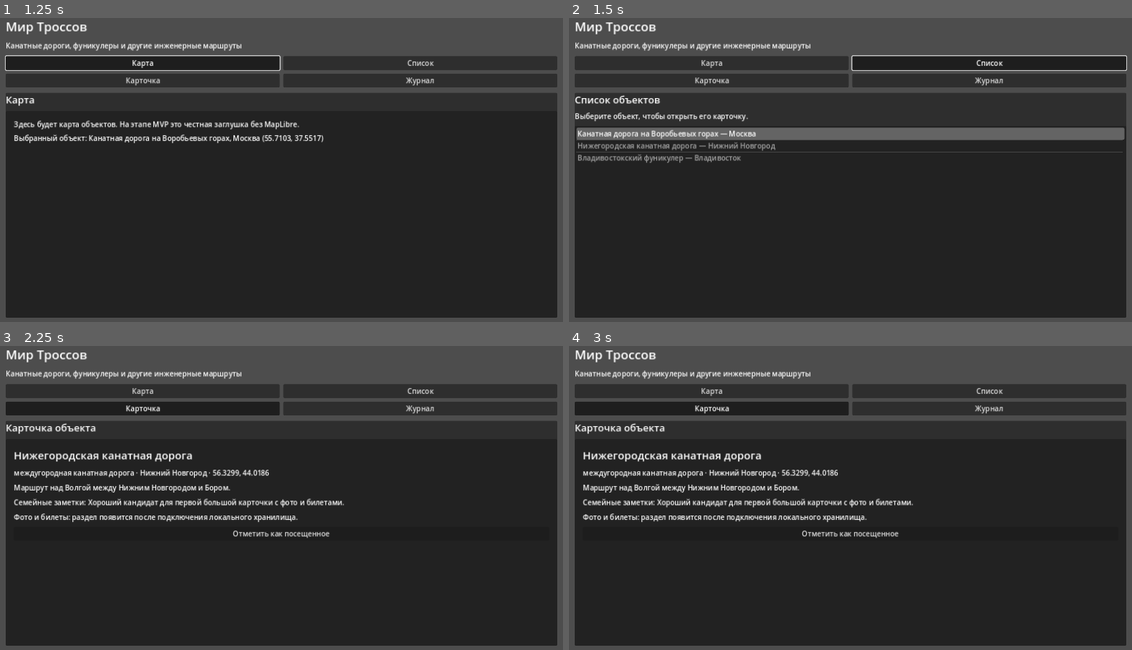
Above: before the commit, frames 1-4 (two rows, left to right).
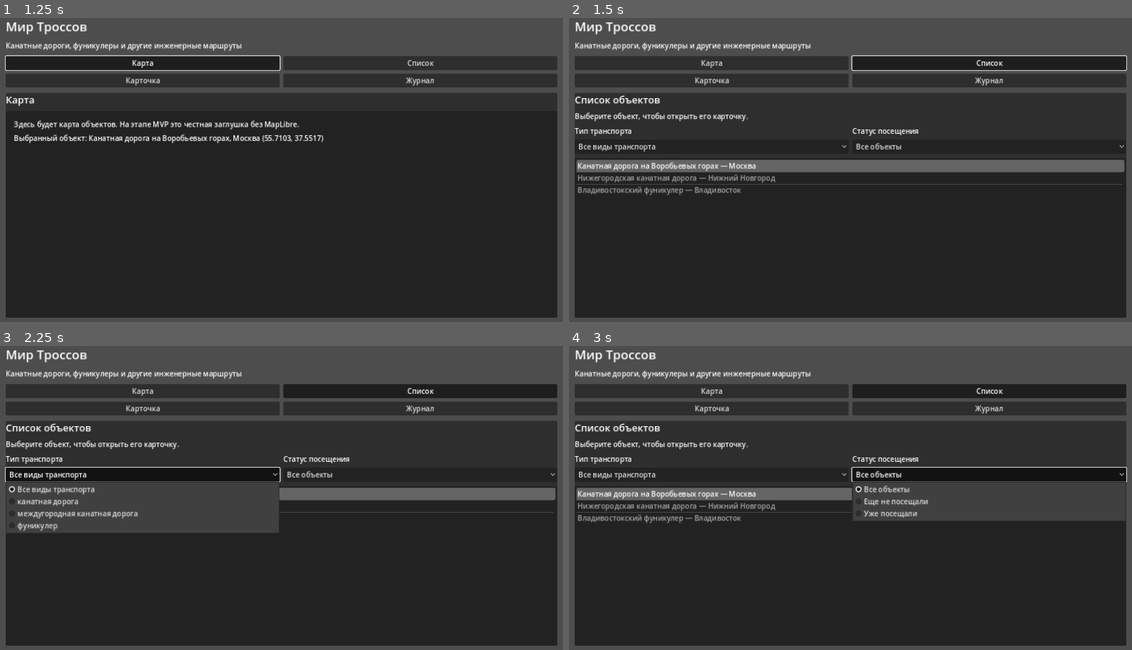
Above: after the commit, the same moments.

Repository: alexeygrigorev/cable-world
Game: Godot game, scene res://scenes/Main.tscn
The game is run twice, just before and just after one commit, with the same random seed, the same clock (stepped at 60 frames per second) and the same inputs.
Inputs (mouse positions are in pixels of both pictures, inside the frame that each line leads up to):
- Up to frame 1 (1.25 s): click "Карта" at 0.5 s
- Up to frame 2 (1.5 s): click "Список" at 1.25 s
- Up to frame 3 (2.25 s): click (140, 473) at 2 s, where only the run after the commit has a clickable "Все виды транспорта"
- Up to frame 4 (3 s): click (991, 473) at 2.75 s, where only the run after the commit has a clickable "Все объекты"

Frame 1 is identical in both runs. In frame 2, 10% of the frame differs, in the area x 1-99%, y 36-59%; in frame 3, 12%; in frame 4, 12%, in the area x 1-100%, y 13-64%.

Commit message:
Добавить фильтры списка объектов
Closes #5

Diff:
--- a/scenes/Main.tscn
+++ b/scenes/Main.tscn
@@ -137,6 +137,49 @@
 text = "Выберите объект, чтобы открыть его карточку."
 autowrap_mode = 3
 
+[node name="ФильтрыСписка" type="GridContainer" parent="Отступы/Оболочка/Содержимое/Секции/ListSection"]
+layout_mode = 2
+theme_override_constants/h_separation = 8
+theme_override_constants/v_separation = 8
+columns = 2
+
+[node name="ТипФильтрПодпись" type="Label" parent="Отступы/Оболочка/Содержимое/Секции/ListSection/ФильтрыСписка"]
+layout_mode = 2
+text = "Тип транспорта"
+
+[node name="СтатусФильтрПодпись" type="Label" parent="Отступы/Оболочка/Содержимое/Секции/ListSection/ФильтрыСписка"]
+layout_mode = 2
+text = "Статус посещения"
+
+[node name="TypeFilterOption" type="OptionButton" parent="Отступы/Оболочка/Содержимое/Секции/ListSection/ФильтрыСписка"]
+unique_name_in_owner = true
+layout_mode = 2
+size_flags_horizontal = 3
+item_count = 1
+selected = 0
+popup/item_0/text = "Все виды транспорта"
+popup/item_0/id = 0
+
+[node name="VisitFilterOption" type="OptionButton" parent="Отступы/Оболочка/Содержимое/Секции/ListSection/ФильтрыСписка"]
+unique_name_in_owner = true
+layout_mode = 2
+size_flags_horizontal = 3
+item_count = 3
+selected = 0
+popup/item_0/text = "Все объекты"
+popup/item_0/id = 0
+popup/item_1/text = "Еще не посещали"
+popup/item_1/id = 1
+popup/item_2/text = "Уже посещали"
+popup/item_2/id = 2
+
+[node name="ListEmptyStateLabel" type="Label" parent="Отступы/Оболочка/Содержимое/Секции/ListSection"]
+unique_name_in_owner = true
+visible = false
+layout_mode = 2
+text = "По таким фильтрам ничего не нашлось. Попробуйте выбрать другой тип или статус посещения."
+autowrap_mode = 3
+
 [node name="ObjectList" type="ItemList" parent="Отступы/Оболочка/Содержимое/Секции/ListSection"]
 unique_name_in_owner = true
 layout_mode = 2
--- a/scripts/main_screen.gd
+++ b/scripts/main_screen.gd
@@ -3,6 +3,9 @@
 
 @onready var object_list: ObjectListPanel = %ObjectList
 @onready var object_card: ObjectCardPanel = %ObjectCard
+@onready var type_filter_option: OptionButton = %TypeFilterOption
+@onready var visit_filter_option: OptionButton = %VisitFilterOption
+@onready var list_empty_state_label: Label = %ListEmptyStateLabel
 @onready var journal_label: RichTextLabel = %JournalLabel
 @onready var selected_object_label: Label = %SelectedObjectLabel
 @onready var map_button: Button = %MapButton
@@ -21,7 +24,7 @@
 var navigation_buttons: Dictionary = {}
 
 func _ready() -> void:
-	objects = DemoCatalog.get_objects()
+	objects = _load_objects_from_local_source()
 	sections = {
 		"map": map_section,
 		"list": list_section,
@@ -39,17 +42,38 @@
 	list_button.pressed.connect(func() -> void: _show_section("list"))
 	card_button.pressed.connect(func() -> void: _show_section("card"))
 	journal_button.pressed.connect(func() -> void: _show_section("journal"))
-	object_list.objects = objects
+	type_filter_option.item_selected.connect(_on_filter_changed)
+	visit_filter_option.item_selected.connect(_on_filter_changed)
+	object_list.set_empty_state_label(list_empty_state_label)
+	object_list.set_objects(objects)
 	object_list.object_selected.connect(_on_object_selected)
 	object_card.visit_toggled.connect(_on_visit_toggled)
 
-	object_list.refresh()
+	_configure_list_filters()
 	if not objects.is_empty():
 		_select_object(0, false)
 	_show_section("map")
 
+func _load_objects_from_local_source() -> Array[Dictionary]:
+	return DemoCatalog.get_objects()
+
 func _on_object_selected(index: int) -> void:
 	_select_object(index, true)
+
+func _on_filter_changed(_item_index: int) -> void:
+	var type_filter := ObjectListPanel.FILTER_ALL
+	if type_filter_option.selected > 0:
+		type_filter = type_filter_option.get_item_text(type_filter_option.selected)
+
+	var visit_filter := ObjectListPanel.FILTER_ALL
+	if visit_filter_option.selected == 1:
+		visit_filter = ObjectListPanel.FILTER_NOT_VISITED
+	elif visit_filter_option.selected == 2:
+		visit_filter = ObjectListPanel.FILTER_VISITED
+
+	object_list.set_filters(type_filter, visit_filter)
+	if selected_index >= 0:
+		object_list.select_visual_object(selected_index)
 
 func _on_visit_toggled(object_id: String, visited: bool) -> void:
 	for index in objects.size():
@@ -59,6 +83,18 @@
 			_select_object(index, false)
 			_add_journal_entry(objects[index], visited)
 			return
+
+func _configure_list_filters() -> void:
+	type_filter_option.clear()
+	type_filter_option.add_item("Все виды транспорта")
+	for transport_type in object_list.get_transport_types():
+		type_filter_option.add_item(transport_type)
+
+	visit_filter_option.clear()
+	visit_filter_option.add_item("Все объекты")
+	visit_filter_option.add_item("Еще не посещали")
+	visit_filter_option.add_item("Уже посещали")
+	object_list.set_filters(ObjectListPanel.FILTER_ALL, ObjectListPanel.FILTER_ALL)
 
 func _select_object(index: int, open_card: bool) -> void:
 	if index < 0 or index >= objects.size():
--- a/scripts/object_list_panel.gd
+++ b/scripts/object_list_panel.gd
@@ -3,14 +3,52 @@
 
 signal object_selected(index: int)
 
+const FILTER_ALL := "all"
+const FILTER_VISITED := "visited"
+const FILTER_NOT_VISITED := "not_visited"
+
 var objects: Array[Dictionary] = []
+var type_filter: String = FILTER_ALL
+var visit_filter: String = FILTER_ALL
+var visible_object_indices: Array[int] = []
+var empty_state_label: Label
 
 func _ready() -> void:
 	item_selected.connect(_on_item_selected)
+	_update_empty_state()
+
+func set_empty_state_label(label: Label) -> void:
+	empty_state_label = label
+	_update_empty_state()
+
+func set_objects(next_objects: Array[Dictionary]) -> void:
+	objects = next_objects
+	refresh()
+
+func set_filters(next_type_filter: String, next_visit_filter: String) -> void:
+	type_filter = next_type_filter
+	visit_filter = next_visit_filter
+	refresh()
+
+func get_transport_types() -> Array[String]:
+	var transport_types: Array[String] = []
+	for object_data in objects:
+		var kind: String = object_data.get("kind", "")
+		if kind != "" and not transport_types.has(kind):
+			transport_types.append(kind)
+
+	transport_types.sort()
+	return transport_types
 
 func refresh() -> void:
 	clear()
-	for object_data in objects:
+	visible_object_indices.clear()
+	for index in objects.size():
+		var object_data := objects[index]
+		if not _matches_filters(object_data):
+			continue
+
+		visible_object_indices.append(index)
 		var mark := "✓ " if object_data.get("visited", false) else ""
 		var label := "%s%s — %s" % [
 			mark,
@@ -18,19 +56,47 @@
 			object_data.get("region", "Регион не указан")
 		]
 		add_item(label)
+	_update_empty_state()
 
 func select_object(index: int) -> void:
-	if index < 0 or index >= get_item_count():
+	if index < 0 or index >= objects.size():
 		return
 
 	select_visual_object(index)
 	object_selected.emit(index)
 
 func select_visual_object(index: int) -> void:
-	if index < 0 or index >= get_item_count():
+	var visible_index := visible_object_indices.find(index)
+	if visible_index == -1:
 		return
 
-	select(index)
+	select(visible_index)
+
+func _matches_filters(object_data: Dictionary) -> bool:
+	if type_filter != FILTER_ALL and object_data.get("kind", "") != type_filter:
+		return false
+
+	var is_visited: bool = object_data.get("visited", false)
+	if visit_filter == FILTER_VISITED and not is_visited:
+		return false
+	if visit_filter == FILTER_NOT_VISITED and is_visited:
+		return false
+
+	return true
+
+func _update_empty_state() -> void:
+	if empty_state_label == null:
+		return
+
+	empty_state_label.visible = get_item_count() == 0
+	visible = get_item_count() > 0
+	if objects.is_empty():
+		empty_state_label.text = "Пока нет объектов. Когда список появится, здесь можно будет выбрать место для семейной поездки."
+	else:
+		empty_state_label.text = "По таким фильтрам ничего не нашлось. Попробуйте выбрать другой тип или статус посещения."
 
 func _on_item_selected(index: int) -> void:
-	object_selected.emit(index)
+	if index < 0 or index >= visible_object_indices.size():
+		return
+
+	object_selected.emit(visible_object_indices[index])
Not shown, added: tests/test_object_list_contract.py
